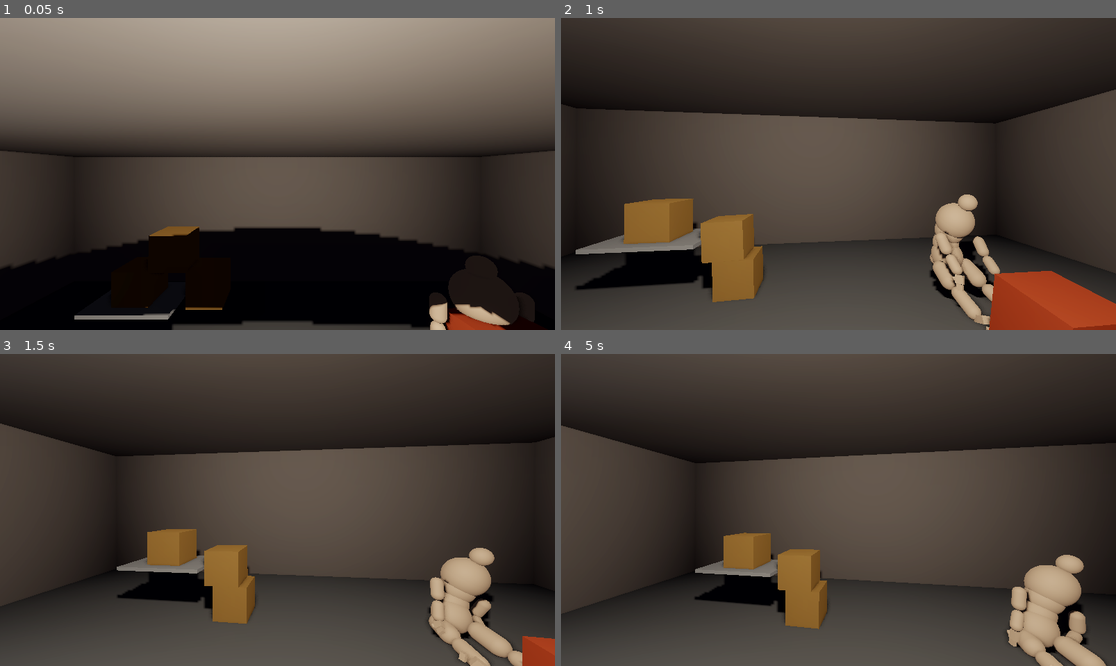
Above: before the commit, frames 1-4 (two rows, left to right).
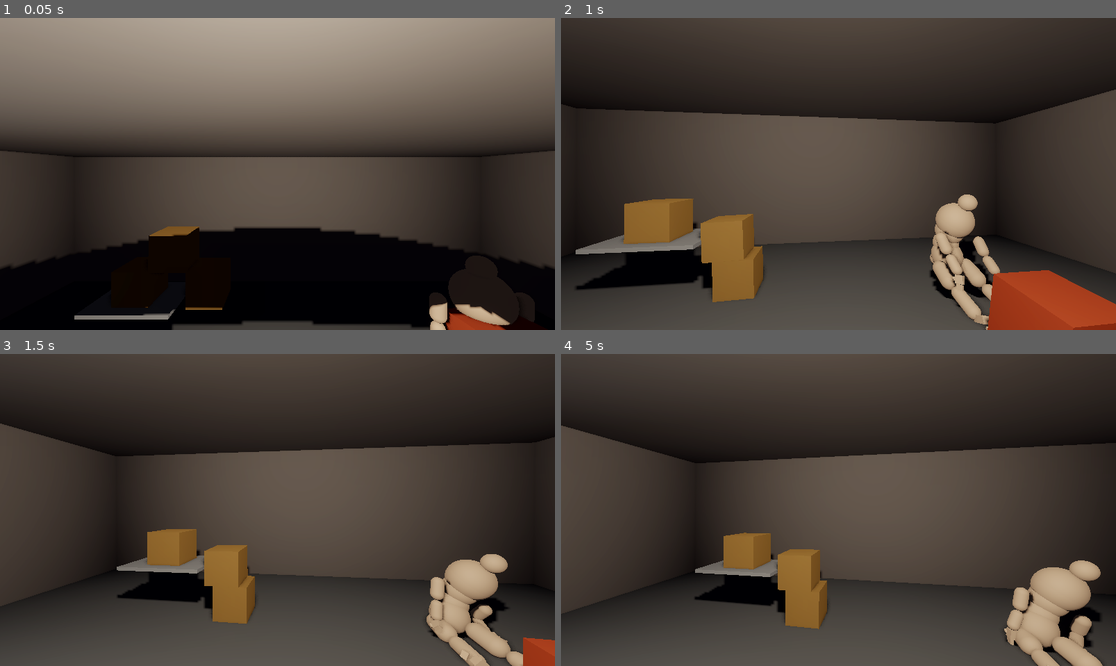
Above: after the commit, the same moments.

Repository: rossmrobinson/proto-game
Game: Godot game, scene res://scenes/main.tscn
Same seed, same stepped clock (60 frames per second), same inputs: the game is played once before the commit and once after it. The project has no main scene, so this scene is started directly.
Inputs (mouse positions are in pixels of both pictures, inside the frame that each line leads up to):
- Up to frame 1 (0.05 s): no input
- Up to frame 2 (1 s): tap Enter at 0.5 s; move the mouse to (866, 174) at 0.52 s; hold Tab (detach_cursor) from 0.53 s (still down); click (866, 174) at 0.67 s
- Up to frame 3 (1.5 s): move the mouse to (249, 510) at 1.27 s; release Tab (detach_cursor) at 1.28 s; tap Ctrl at 1.35 s; click (249, 510) at 1.42 s
- Up to frame 4 (5 s): move the mouse to (849, 503) at 2.02 s; hold Tab (detach_cursor) 2.03-2.78 s; click (849, 503) at 2.17 s; move the mouse to (832, 516) at 2.77 s; tap Ctrl at 2.85, 4.35 s; click (832, 516) at 2.92 s; move the mouse to (877, 513) at 3.52 s; hold Tab (detach_cursor) 3.53-4.28 s; click (877, 513) at 3.67 s; tap Space at 4.25 s; move the mouse to (794, 506) at 4.27 s; click (794, 506) at 4.42 s

Frame 1 is identical in both runs. In frame 2, 0.2% of the frame differs, in the area x 66-100%, y 57-100%; in frame 3, 1.3%; in frame 4, 1.5%, in the area x 79-99%, y 64-100%.

Commit message:
Add velocity-based impact detection, nerve/SFX integration on collisions

Diff:
--- a/single-room/scripts/npc/body_part.gd
+++ b/single-room/scripts/npc/body_part.gd
@@ -9,6 +9,7 @@
 signal part_grabbed(part_name: String, by: Node3D)
 signal part_released(part_name: String, by: Node3D)
 signal part_hit(part_name: String, force: float, hit_point: Vector3)
+signal part_impact(part_name: String, impact_force: float, other_body: Node)
 
 ## Which body part this represents (e.g., "head", "left_upper_arm", "right_hand")
 @export var part_name: String = ""
@@ -21,6 +22,14 @@
 ## Whether this part can be grabbed
 @export var is_grabbable: bool = true
 
+@export_group("Impact Detection")
+## Minimum relative velocity (m/s) to register as an impact.
+@export var impact_velocity_threshold: float = 1.5
+## Cooldown between impact events to prevent spam (seconds).
+@export var impact_cooldown: float = 0.15
+## Multiplier converting velocity (m/s) to nerve intensity.
+@export var impact_intensity_scale: float = 0.4
+
 ## Nerve sensitivity data (assigned by ragdoll builder or manually).
 var nerve_sensitivity: NerveSensitivity = null
 ## Reference to the NPC's NerveSystem (set by builder or _ready scan).
@@ -29,6 +38,12 @@
 # ── Grab State ───────────────────────────────────────────────────────────────
 var grabbed_by: Node3D = null
 var _grab_joint: Generic6DOFJoint3D = null
+
+# ── Impact State ─────────────────────────────────────────────────────────────
+## Velocity from previous physics frame for delta-v computation.
+var _prev_velocity: Vector3 = Vector3.ZERO
+## Time since last impact event (seconds). Used for cooldown.
+var _impact_timer: float = 0.0
 
 # ── Internal ─────────────────────────────────────────────────────────────────
 ## Reference to the parent ragdoll root (set by HumanoidRagdollBuilder)
@@ -57,6 +72,10 @@
 	# Start with some damping for stable ragdoll
 	linear_damp = 1.0
 	angular_damp = 2.0
+	# Enable contact monitoring for velocity-based impact detection
+	contact_monitor = true
+	max_contacts_reported = 4
+	body_entered.connect(_on_body_entered)
 
 
 func get_part_name() -> String:
@@ -143,8 +162,87 @@
 		_nerve_system.call(&"receive_touch", part_name, 2, intensity)  # TouchType.PUSH = 2
 
 
-func _physics_process(_delta: float) -> void:
+func _physics_process(delta: float) -> void:
+	# Tick impact cooldown
+	if _impact_timer > 0.0:
+		_impact_timer -= delta
+
 	# Auto-release if grab joint stretches too far
 	if grabbed_by != null and _grab_joint != null and is_instance_valid(_grab_joint):
 		if global_position.distance_to(_grab_joint.global_position) > grab_break_distance:
 			release()
+
+	# Store velocity for next-frame delta-v computation
+	_prev_velocity = linear_velocity
+
+
+# ── Velocity-Based Impact Detection ──────────────────────────────────────────
+
+func _on_body_entered(other: Node) -> void:
+	if _impact_timer > 0.0:
+		return  # Still in cooldown
+
+	# Compute relative velocity
+	var other_vel: Vector3 = Vector3.ZERO
+	if other is RigidBody3D:
+		other_vel = (other as RigidBody3D).linear_velocity
+	elif other is CharacterBody3D:
+		other_vel = (other as CharacterBody3D).velocity
+
+	# Delta-v: how fast the two objects approached each other
+	var relative_vel: Vector3 = _prev_velocity - other_vel
+	var impact_speed: float = relative_vel.length()
+
+	if impact_speed < impact_velocity_threshold:
+		return  # Too gentle to register
+
+	_impact_timer = impact_cooldown
+
+	# Scale intensity by velocity
+	var intensity: float = clampf(impact_speed * impact_intensity_scale, 0.1, 5.0)
+
+	# Emit signal with real force value
+	part_impact.emit(part_name, intensity, other)
+	# Also fire the generic part_hit for any listeners
+	part_hit.emit(part_name, intensity, global_position)
+
+	# Notify nerve system — IMPACT type (7) with velocity-scaled intensity
+	if _nerve_system != null:
+		_nerve_system.call(&"receive_touch", part_name, 7, intensity)
+
+	# Trigger impact SFX proportional to force
+	_play_impact_sfx(impact_speed, intensity)
+
+
+func _play_impact_sfx(speed: float, intensity: float) -> void:
+	var sfx: Node = _find_sfx_engine()
+	if sfx == null:
+		return
+
+	# Volume scales with intensity: soft taps are quiet, hard hits are loud
+	var volume_db: float = lerpf(-24.0, 0.0, clampf(intensity / 3.0, 0.0, 1.0))
+	# Pitch varies slightly for natural feel, heavier hits sound lower
+	var pitch: float = lerpf(1.2, 0.7, clampf(speed / 15.0, 0.0, 1.0))
+
+	# Try to play a registered impact sound
+	var stream: AudioStream = sfx.call(&"get_sound", 0, "body_impact") as AudioStream  # Category.IMPACT = 0
+	if stream != null:
+		sfx.call(&"play_at", stream, global_position, &"SFX", volume_db, pitch)
+		# Heavy hits also rumble the LFE
+		if intensity > 1.5:
+			var lfe_vol: float = volume_db - 6.0
+			sfx.call(&"play_at", stream, global_position, &"LFE", lfe_vol, pitch * 0.6)
+
+
+func _find_sfx_engine() -> Node:
+	# Check autoload first
+	if Engine.has_singleton(&"SFXEngine"):
+		return Engine.get_singleton(&"SFXEngine") as Node
+	# Walk up to scene root and find by group or class
+	var root: Node = get_tree().current_scene
+	if root == null:
+		return null
+	for child: Node in root.get_children():
+		if child is SFXEngine:
+			return child
+	return null
--- a/single-room/scripts/npc/nerve_system.gd
+++ b/single-room/scripts/npc/nerve_system.gd
@@ -18,6 +18,7 @@
 	STROKE,        ## Gentle surface drag (future)
 	PULL,          ## Directional drag while held (future)
 	PRESS,         ## Sustained pressure (e.g., lean against)
+	IMPACT,        ## Velocity-based collision (auto-detected by BodyPart)
 }
 
 ## Per-part runtime stimulation accumulator.
@@ -163,6 +164,9 @@
 			base = 1.2
 		TouchType.PRESS:
 			base = 0.6
+		TouchType.IMPACT:
+			# Velocity-based collisions — raw intensity already carries the speed
+			base = 1.0
 
 	# Zone modifiers
 	match zone:
@@ -174,8 +178,13 @@
 		NerveSensitivity.Zone.PAIN_PRONE:
 			if touch_type == TouchType.PUSH or touch_type == TouchType.PUSH_RELEASE:
 				base *= 1.5
+			elif touch_type == TouchType.IMPACT:
+				base *= 1.8  # Impacts hurt more on pain-prone zones
 		NerveSensitivity.Zone.TICKLISH:
 			if touch_type == TouchType.STROKE:
 				base *= 1.8
+		NerveSensitivity.Zone.PRESSURE_POINT:
+			if touch_type == TouchType.IMPACT:
+				base *= 1.4  # Pressure points amplify impact force
 
 	return base
